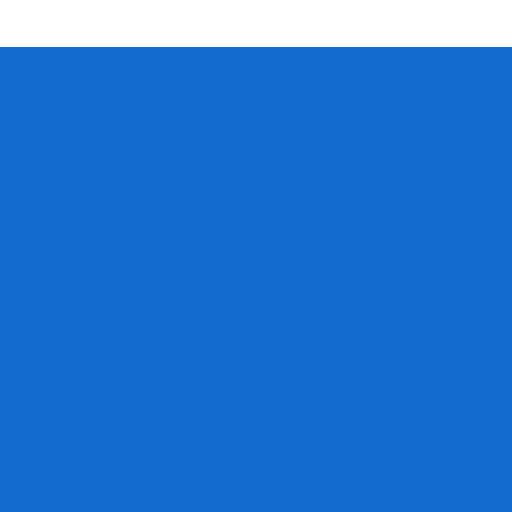
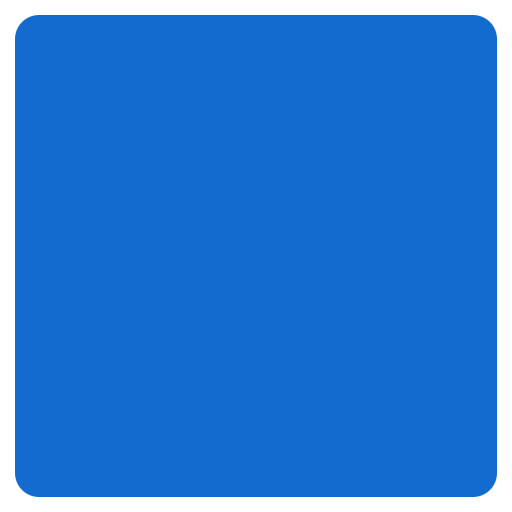
Layers edited between the first and the second 512 x 512 image:
hid "Rectangle 1" (2nd of 2) over [0, 47, 512, 512]
showed "Rounded Rectangle 1", painted on it over [0, 15, 512, 512]
